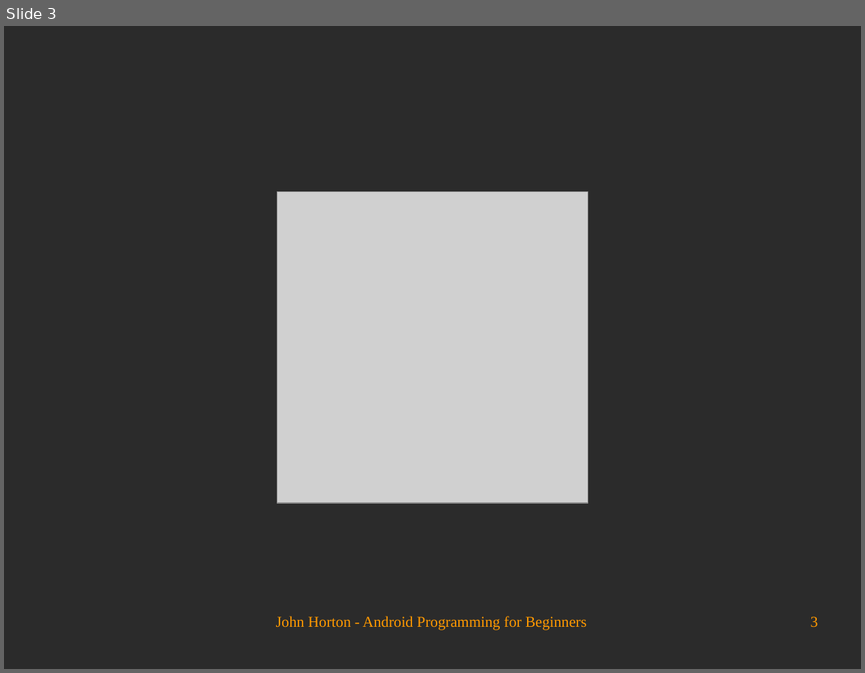
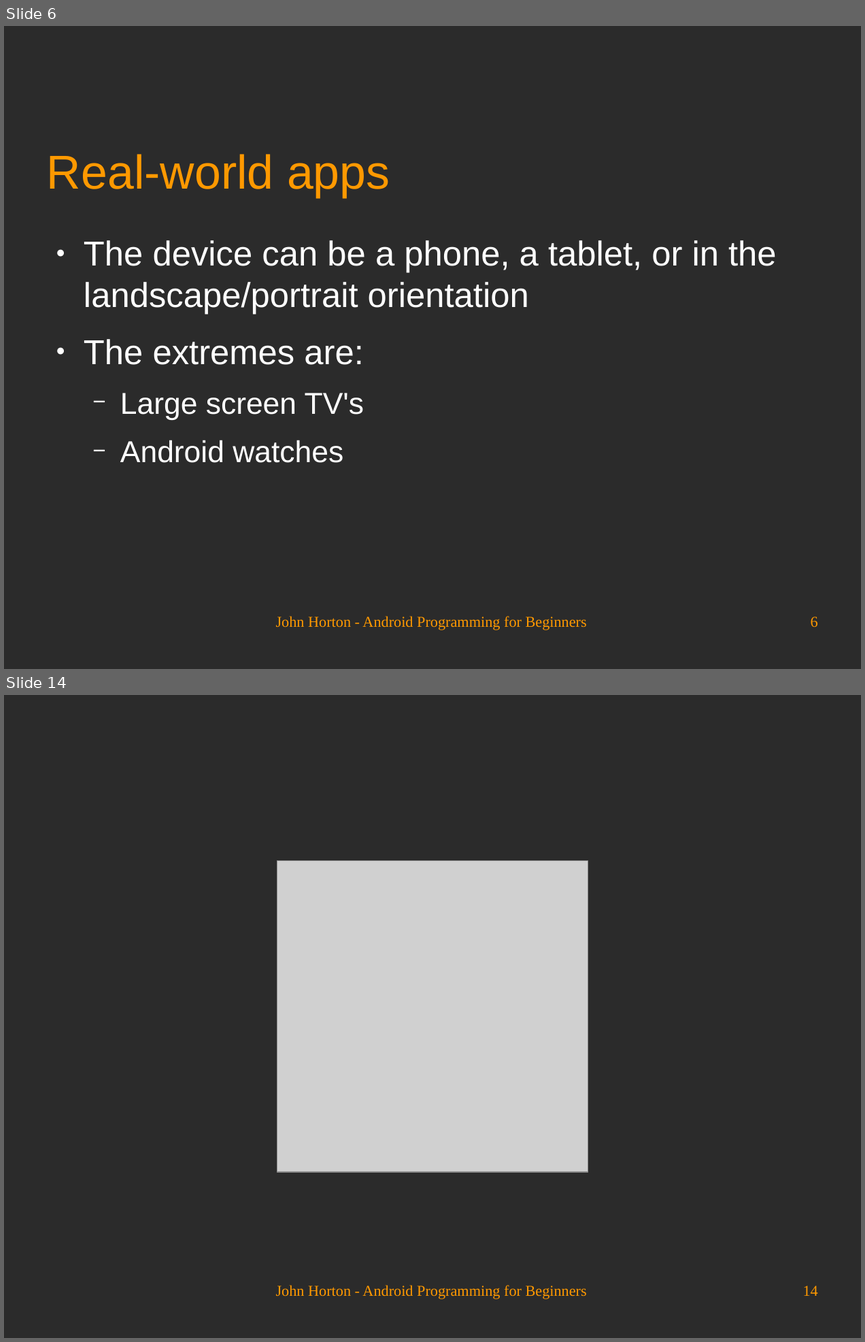
Before and after one commit to Academy-Soft-Intellect/Android-Programming-for-Beginners, a slide deck: 18_Design_Patterns_Fragments_and_the_Real_World.odp. Shown one above the other, each under a label of ours: slide 3 before the commit, slides 6 and 14 after it; the slides between them are not shown. The pictures are 865x673 and 865x1342 pixels, drawn with LibreOffice and Linux fonts; fonts in the diff are those of the drawing; grey boxes stand for pictures; background and template pictures are left out; a plain dark background stands for a picture behind light text. Boxes give left, top, right and bottom in pixels: in the first picture for what was removed or moved away, otherwise in the second. Text is boxed around its words. In the diff, an @@ line names an element or a change of style, - is before the commit and + after.

```diff
--- a/18_Design_Patterns_Fragments_and_the_Real_World.odp
+++ b/18_Design_Patterns_Fragments_and_the_Real_World.odp
@@ slide 6 added at (4, 26, 861, 669), background picture (left out) @@
@@ title added at (47, 154, 390, 197), 44 pt, text #FF9900 @@
+Real-world apps
@@ text added at (84, 240, 776, 463), 32 pt, text #FFFFFF @@
+● The device can be a phone, a tablet, or in the landscape/portrait orientation
+● The extremes are:
+  − Large screen TV's
+  − Android watches
@@ text added at (276, 616, 587, 630), 14 pt, text #FF9900 @@
+John Horton - Android Programming for Beginners
@@ page number added at (810, 616, 818, 627), 14 pt, text #FF9900 @@
+6
@@ what was slide 3 is now slide 14 @@
@@ page number at (803, 1285, 818, 1295): text changed @@
-3
+14
```
Also in this commit, not shown: 2 slides changed, 10 other slides added.
